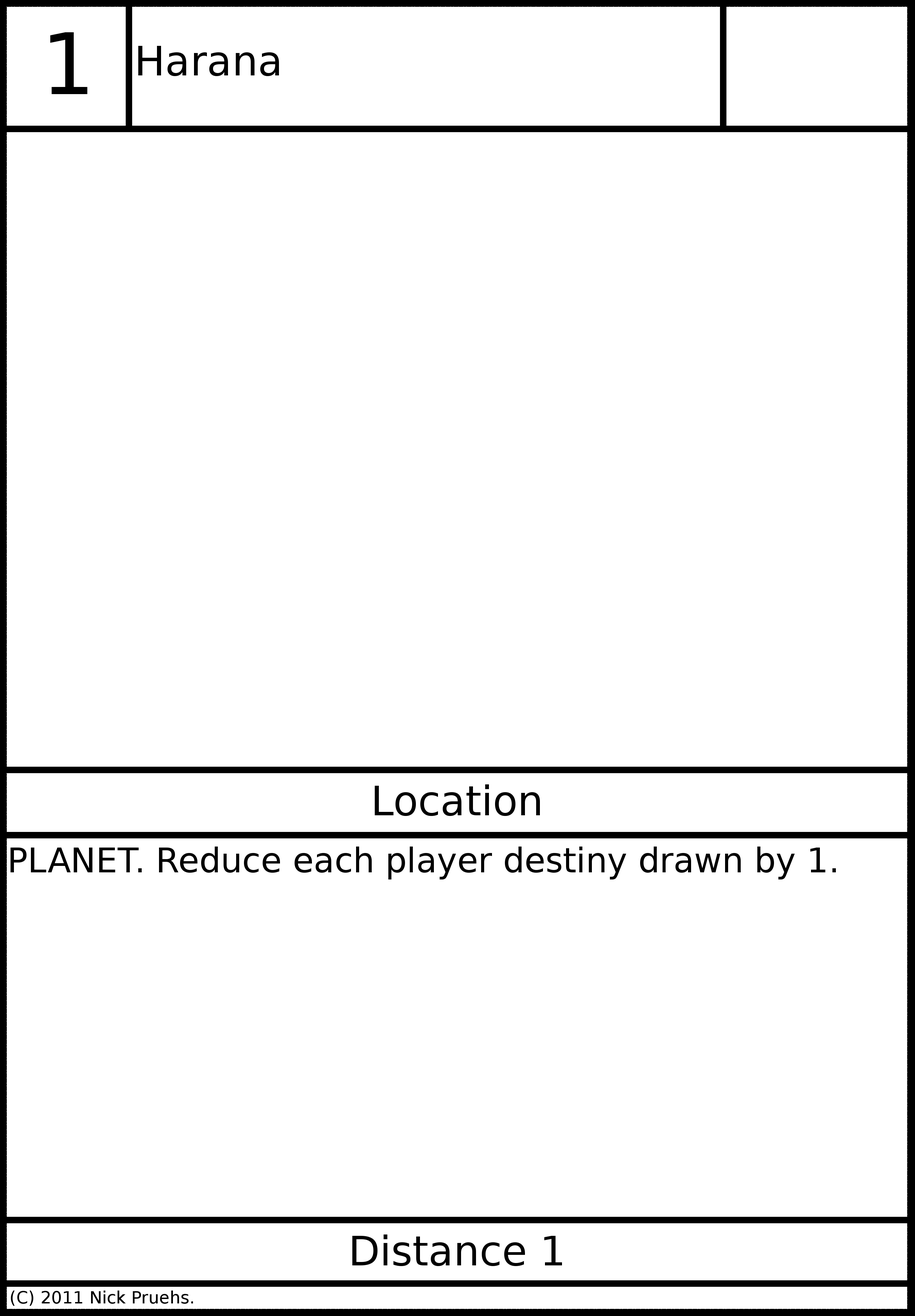
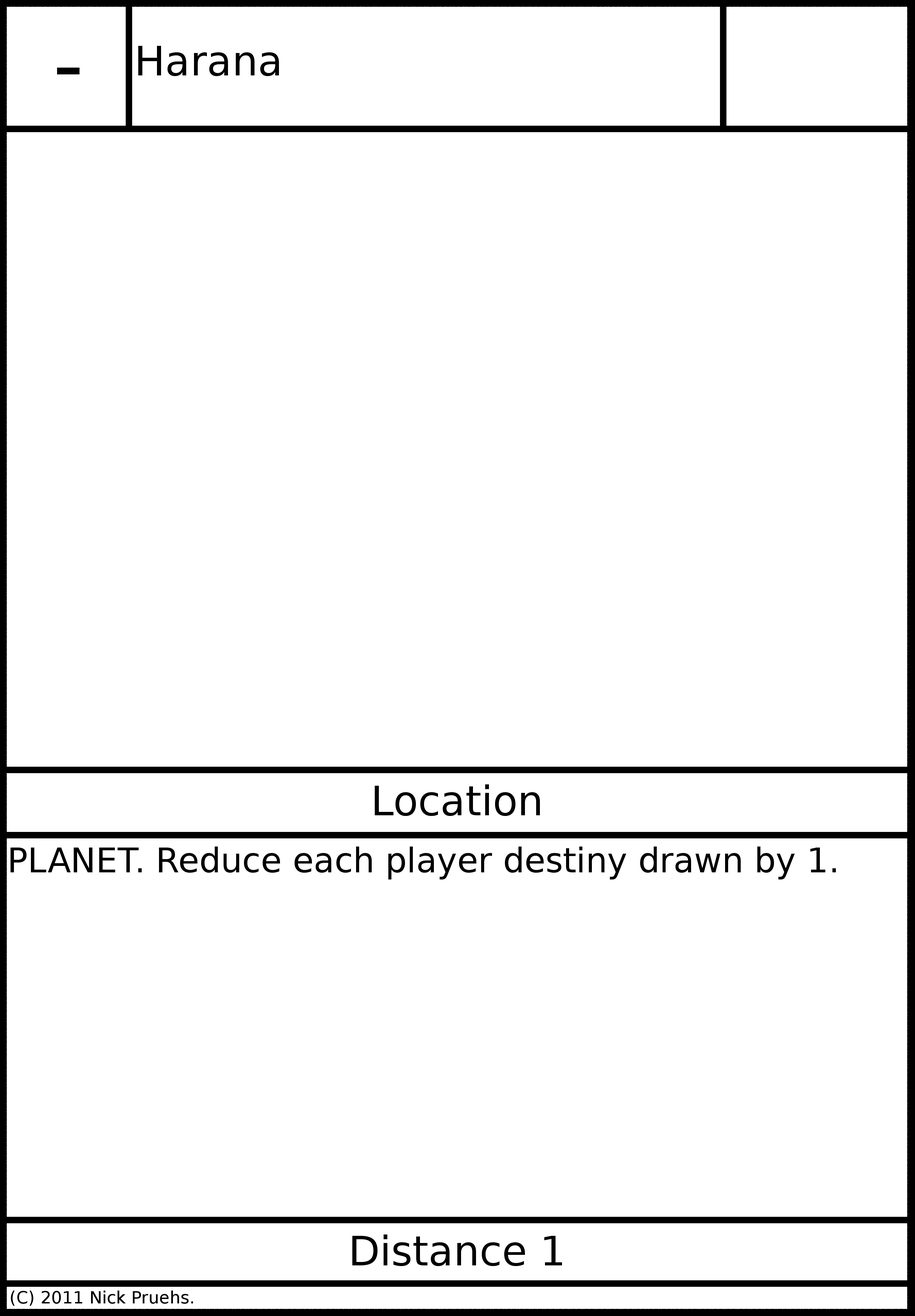
Comparing the layer stacks of the two 915 x 1316 images. Changes:
painted on "Threat" over (x1=50, y1=32, x2=88, y2=95)
